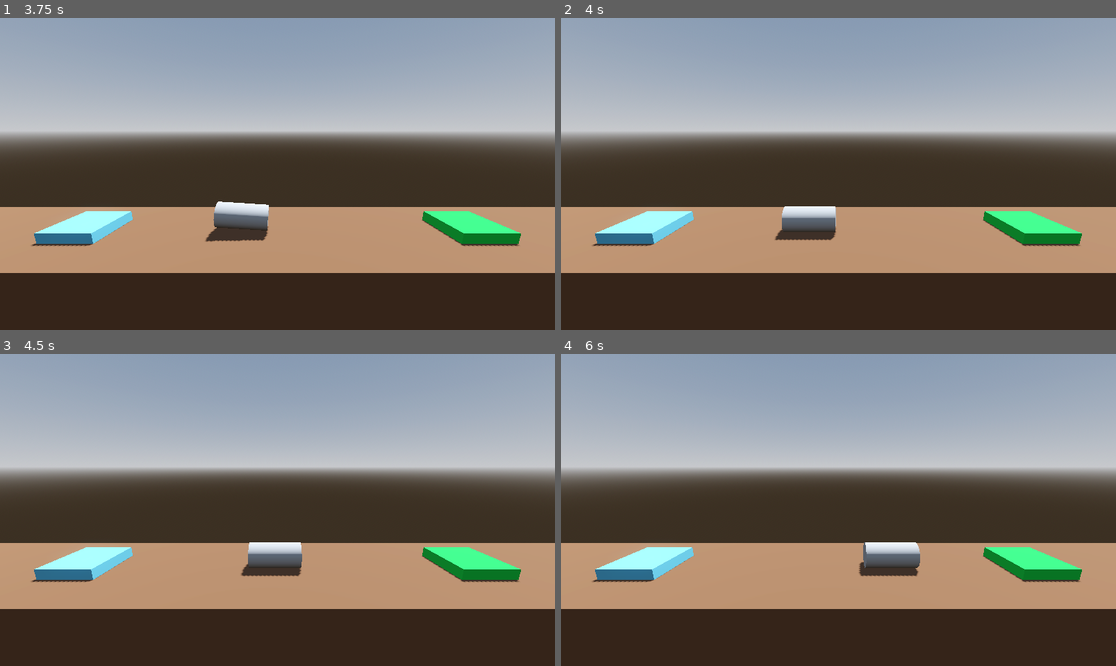
Above: before the commit, frames 1-4 (two rows, left to right).
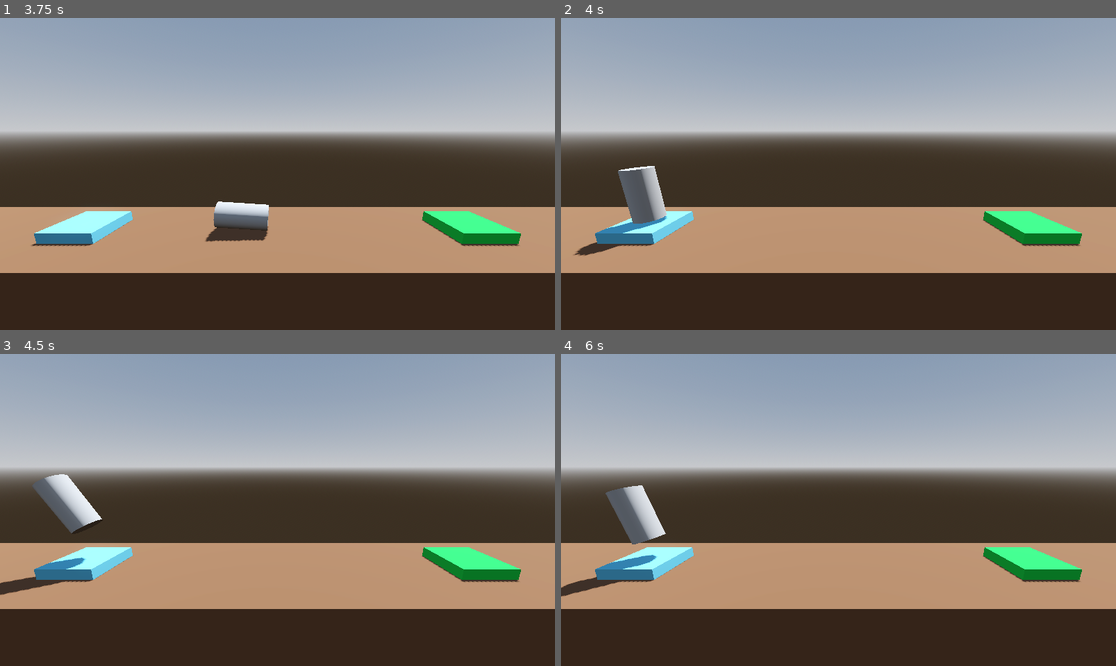
Above: after the commit, the same moments.

Repository: DapperMongoose/ProjectBoost
Game: Godot game, scene res://Lvel/level.tscn
Two runs of this game, one before a commit and one after it. Both use one fixed random seed, a clock stepped at 60 frames per second and the inputs below.
Inputs:
- Up to frame 1 (3.75 s): hold D (rotate_right) 0.53-1.28 s; hold Space (boost) 0.53-1.28 s; hold A (rotate_left) 1.28-2.03 s; tap Space (boost) at 1.35, 2.85 s; hold Space (boost) 2.03-2.78 s; hold D (rotate_right) 2.03-3.53 s; hold A (rotate_left) from 3.53 s (still down); hold Space (boost) from 3.53 s (still down)
- Up to frame 2 (4 s): keep holding A (rotate_left); keep holding Space (boost)
- Up to frame 3 (4.5 s): keep holding A (rotate_left); release Space (boost) at 4.28 s; tap Space (boost) at 4.35 s
- Up to frame 4 (6 s): hold Space (boost) 5.03-5.78 s; release A (rotate_left) at 5.78 s; hold D (rotate_right) from 5.78 s (still down); tap Space (boost) at 5.85 s

Frame 1 is identical in both runs. In frame 2, 2.6% of the frame differs, in the area x 2-50%, y 47-77%; in frame 3, 2.8%; in frame 4, 2.8%, in the area x 0-65%, y 42-78%.

Commit message:
completed crashing and respawning lesson

Diff:
--- a/Player.gd
+++ b/Player.gd
@@ -18,6 +18,14 @@
 
 func _on_body_entered(body: Node) -> void:
 	if "Goal" in body.get_groups():
-		print("You win!")
+		complete_level()
 	if "Hazard" in body.get_groups():
-		print("You crashed!")
+		crash_sequence()
+
+func crash_sequence() -> void:
+	print("KABOOM!")
+	get_tree().reload_current_scene()
+
+func complete_level() -> void:
+	print("Level Complete")
+	get_tree().quit()
